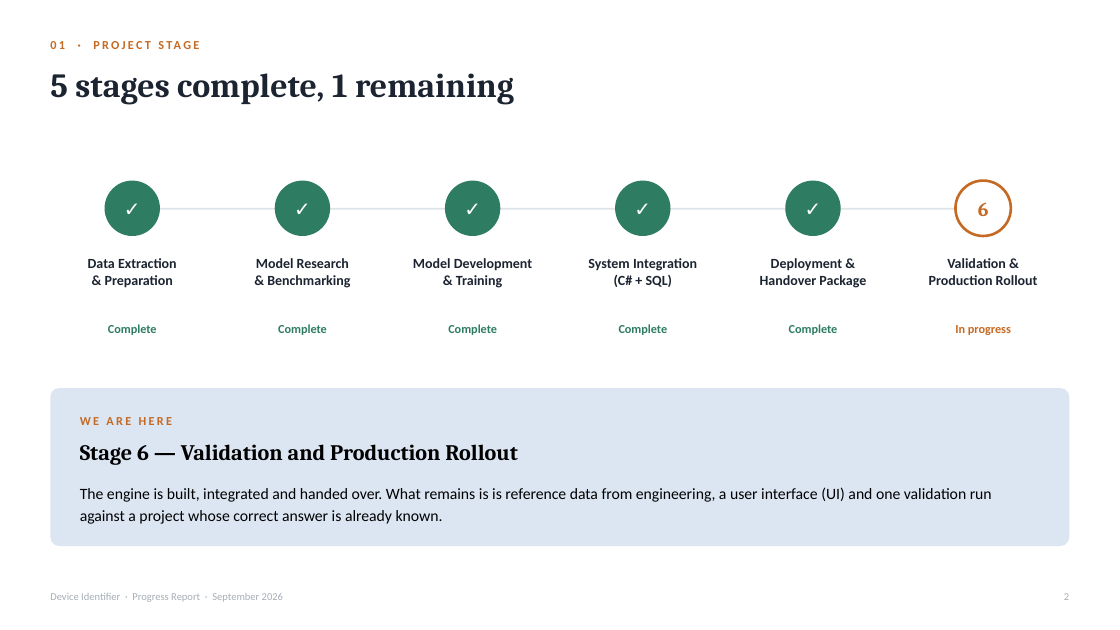
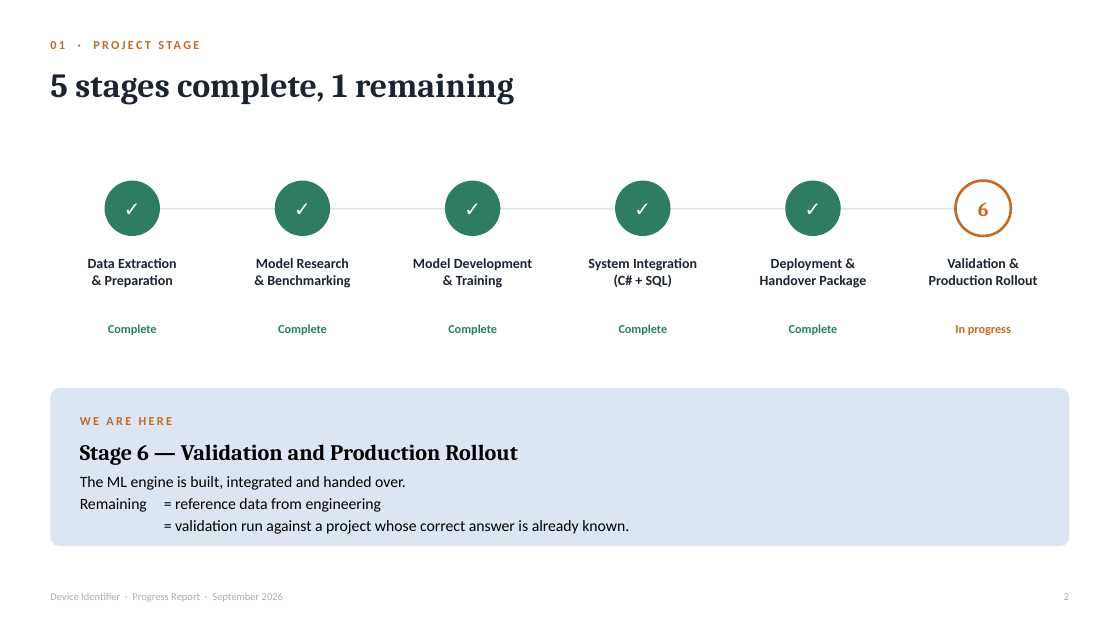
Before and after one commit to Syaziyah30/DeviceCluster, a slide deck: slide 3 of handoff/DeviceIdentifierProgress.pptx. Drawn at 1120x630 pixels with LibreOffice and Linux fonts; fonts in the diff are those of the drawing. Boxes give left, top, right and bottom in pixels: in the first picture for what was removed or moved away, otherwise in the second. Text is boxed around its words. In the diff, an @@ line names an element or a change of style, - is before the commit and + after.

```diff
--- a/handoff/DeviceIdentifierProgress.pptx
+++ b/handoff/DeviceIdentifierProgress.pptx
@@ text at [80, 476, 629, 534]: text changed @@
-The engine is built, integrated and handed over. What remains is is reference data from engineering, a user interface (UI) and one validation run against a project whose correct answer is already known.
+The ML engine is built, integrated and handed over.
+Remaining = reference data from engineering
+= validation run against a project whose correct answer is already known.
```
Also in this commit, not shown: 4 other slides changed, 1 slide added, 1 other file.
